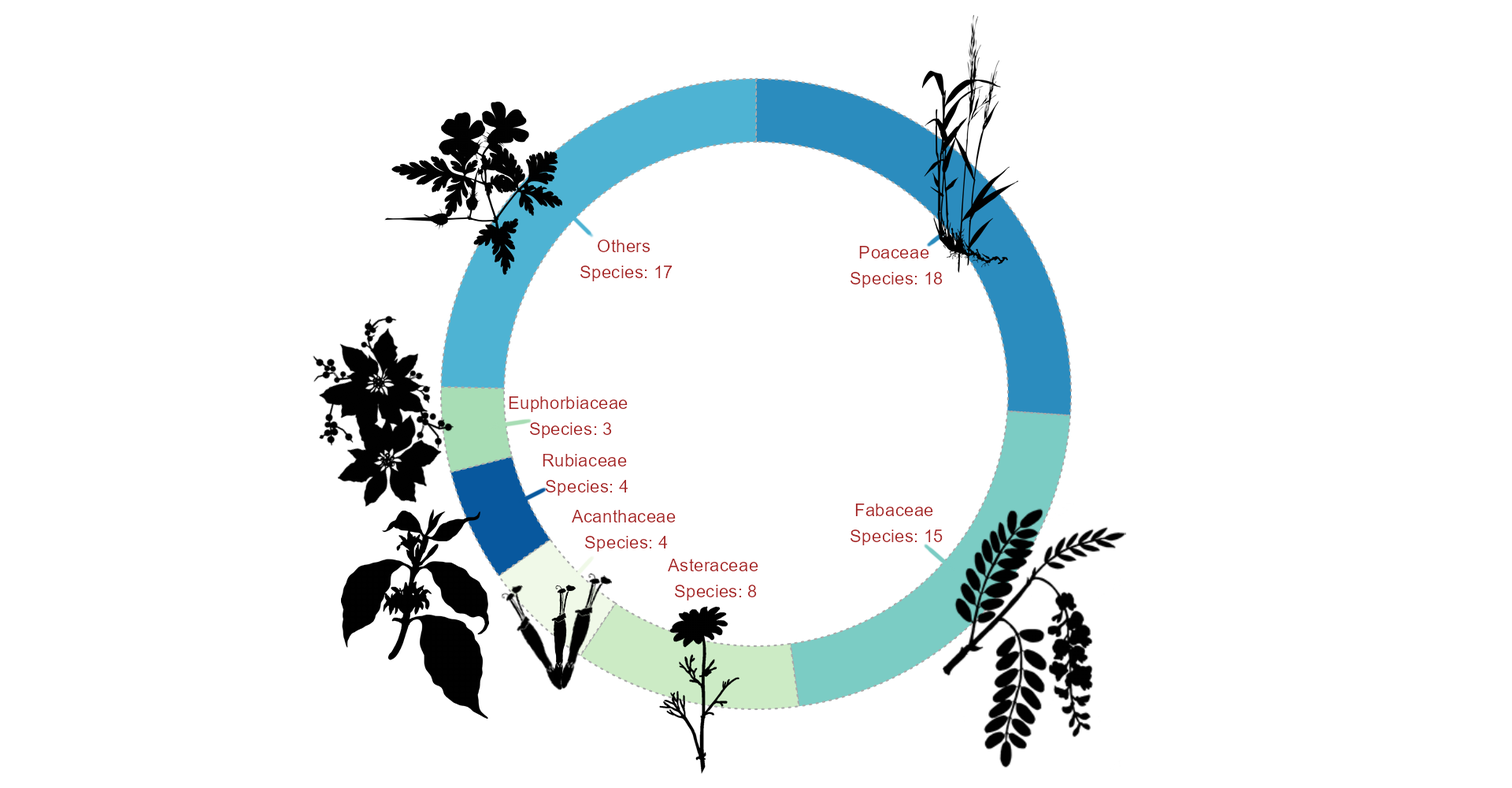
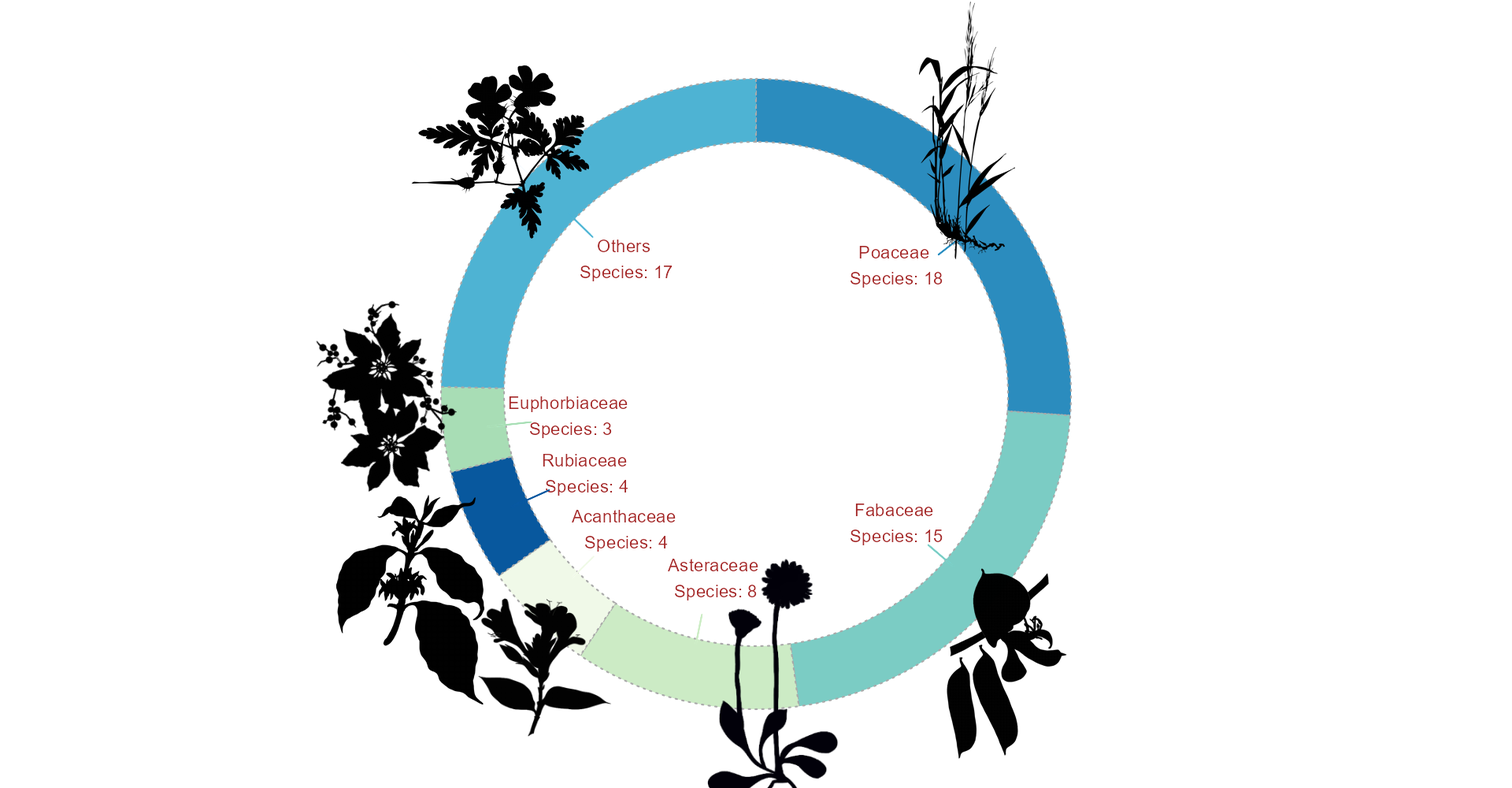
Comparing the layer stacks of the two 1512x788 images. Changes:
painted on "Layer8" over [384, 65, 590, 275]
hid "Layer7", painted on it over [659, 605, 743, 788]
painted on "Layer6" over [336, 494, 490, 719]
added layer "Layer15" above "Layer5" over [478, 597, 612, 737]
hid "Layer5" over [500, 571, 613, 691]
hid "Layer4" over [942, 508, 1127, 768]
painted on "Layer9" over [919, 1, 1019, 273]
painted on "Layer2" over [312, 300, 457, 508]
added layer "Layer19" above "Layer17" over [707, 558, 839, 788]
added layer "Layer14" above "Layer18" over [946, 567, 1068, 759]
renamed "tickmarks" to "Layer18", painted on it over [397, 56, 961, 646]
